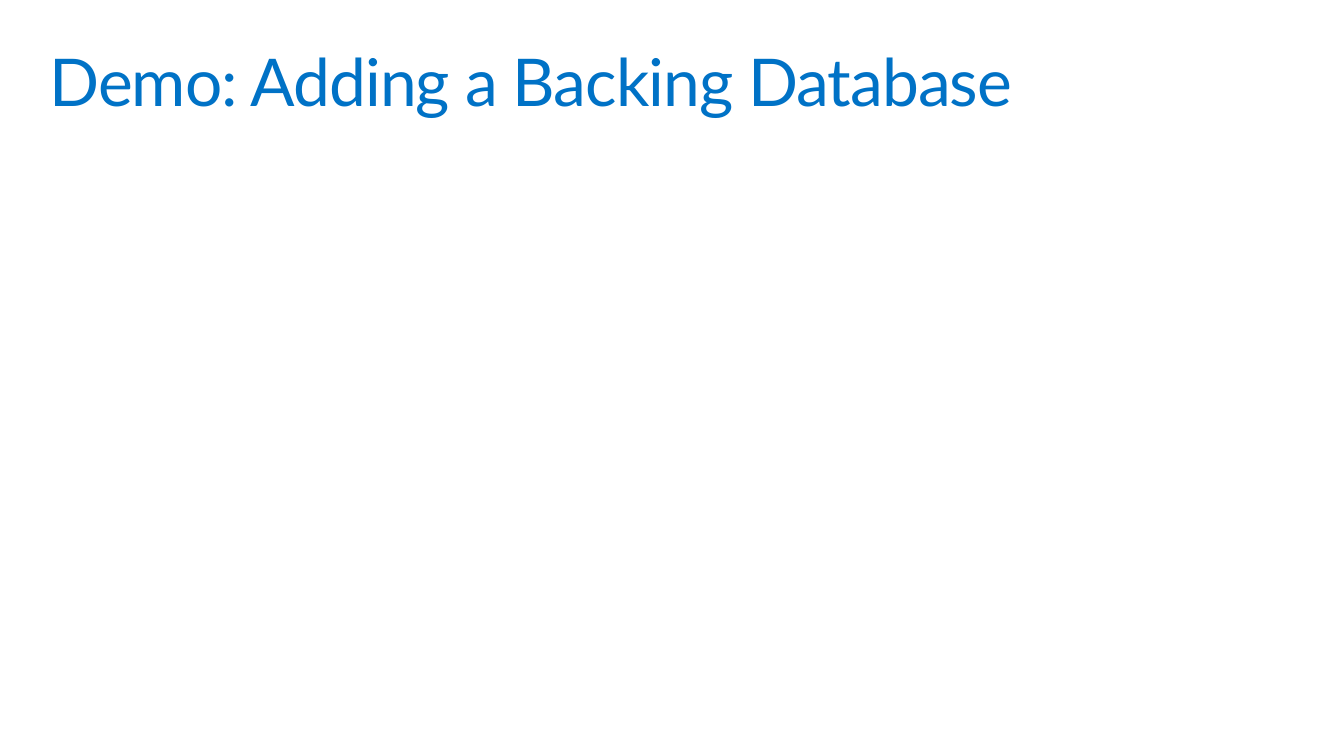
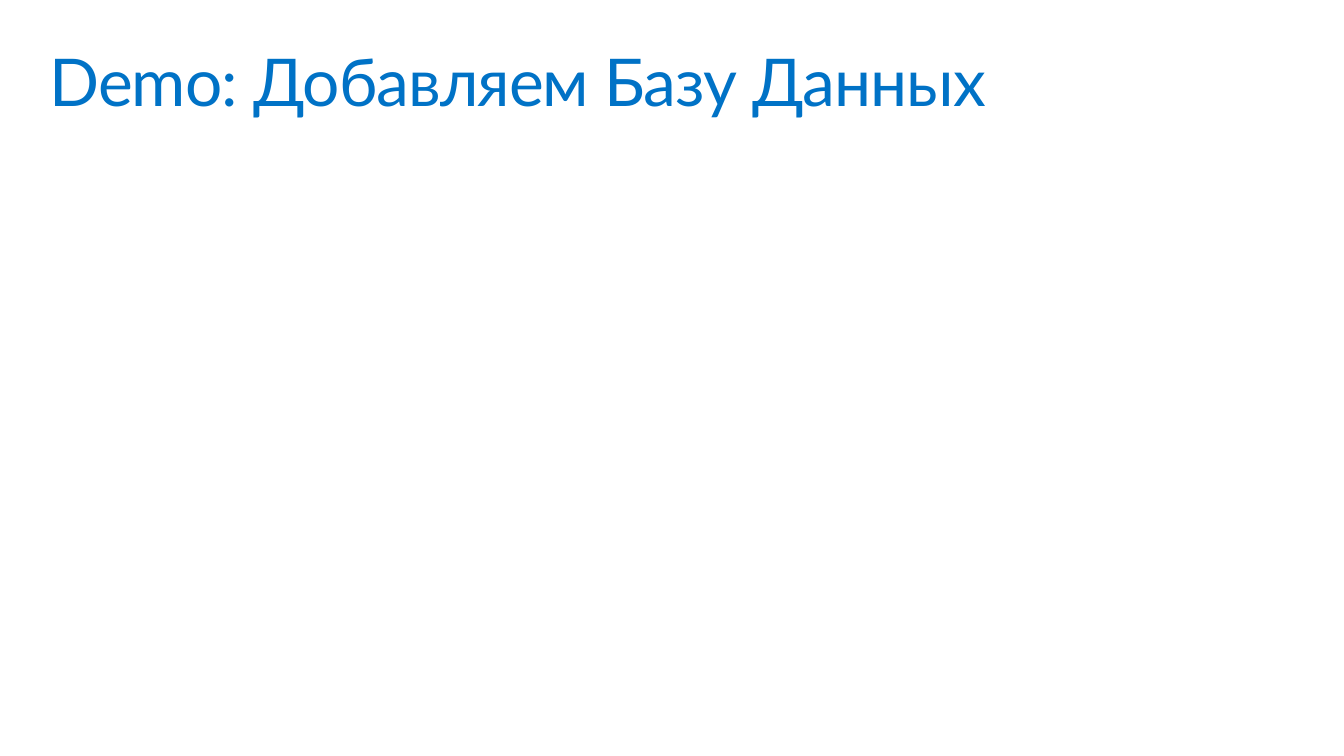
Before and after one commit to jongalloway/DevCon2016, a slide deck: slide 20 of Slides/ASPNET Core Internals.ru.pptx. Drawn at 1344x756 pixels with LibreOffice and Linux fonts; fonts in the diff are those of the drawing. Boxes give left, top, right and bottom in pixels: in the first picture for what was removed or moved away, otherwise in the second. Text is boxed around its words. In the diff, an @@ line names an element or a change of style, - is before the commit and + after.

```diff
--- a/Slides/ASPNET Core Internals.ru.pptx
+++ b/Slides/ASPNET Core Internals.ru.pptx
@@ title at (49,58,986,118): text changed @@
-Demo: Adding a Backing Database
+Demo: Добавляем Базу Данных
```
Also in this commit, not shown: 16 other slides changed.
